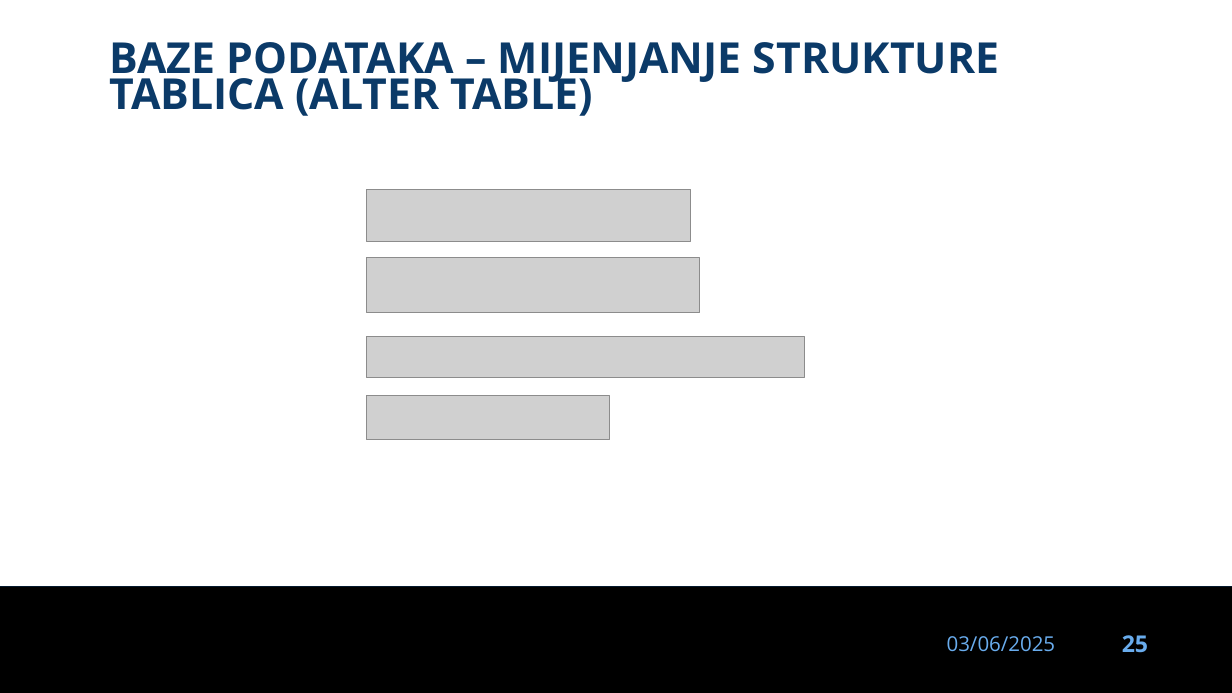
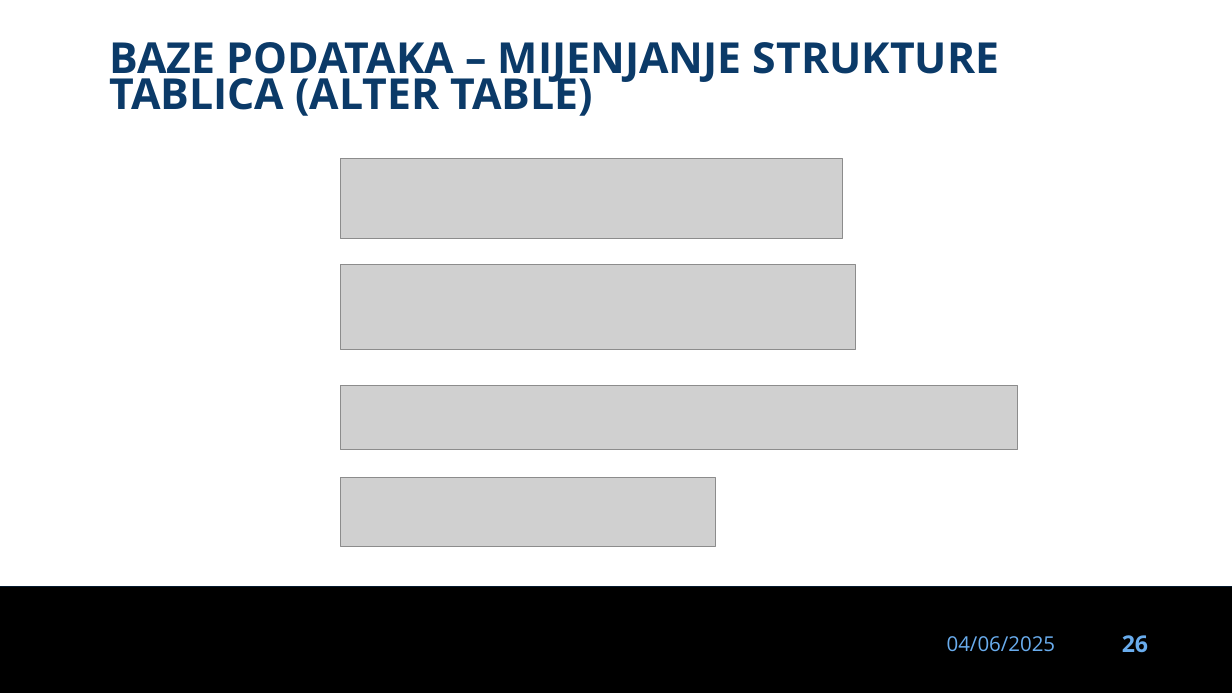
Before and after one commit to dinoDuvnjak/CTK, a slide deck: slide 26 of Bootcamp/DB-uvod/DB-uvod.pptx (slide 25 before the commit). Drawn at 1232x693 pixels with LibreOffice and Linux fonts; fonts in the diff are those of the drawing; grey boxes stand for pictures; background and template pictures are left out. Boxes give left, top, right and bottom in pixels: in the first picture for what was removed or moved away, otherwise in the second. Text is boxed around its words. In the diff, an @@ line names an element or a change of style, - is before the commit and + after.

```diff
--- a/Bootcamp/DB-uvod/DB-uvod.pptx
+++ b/Bootcamp/DB-uvod/DB-uvod.pptx
@@ picture: place and size @@
-picture at bbox=[367, 189, 691, 241]
+picture at bbox=[340, 158, 842, 238]
@@ picture: place and size @@
-picture at bbox=[367, 258, 700, 312]
+picture at bbox=[340, 264, 856, 349]
@@ picture: place and size @@
-picture at bbox=[367, 336, 805, 378]
+picture at bbox=[340, 385, 1018, 449]
@@ picture: place and size @@
-picture at bbox=[367, 396, 609, 440]
+picture at bbox=[340, 478, 715, 546]
@@ text at bbox=[947, 636, 1056, 652]: text changed @@
-03/06/2025
+04/06/2025
@@ page number at bbox=[1122, 635, 1148, 653]: text changed @@
-25
+26
```
Also in this commit, not shown: 28 other slides changed, 2 slides added, 1 slide removed, 4 other files.
